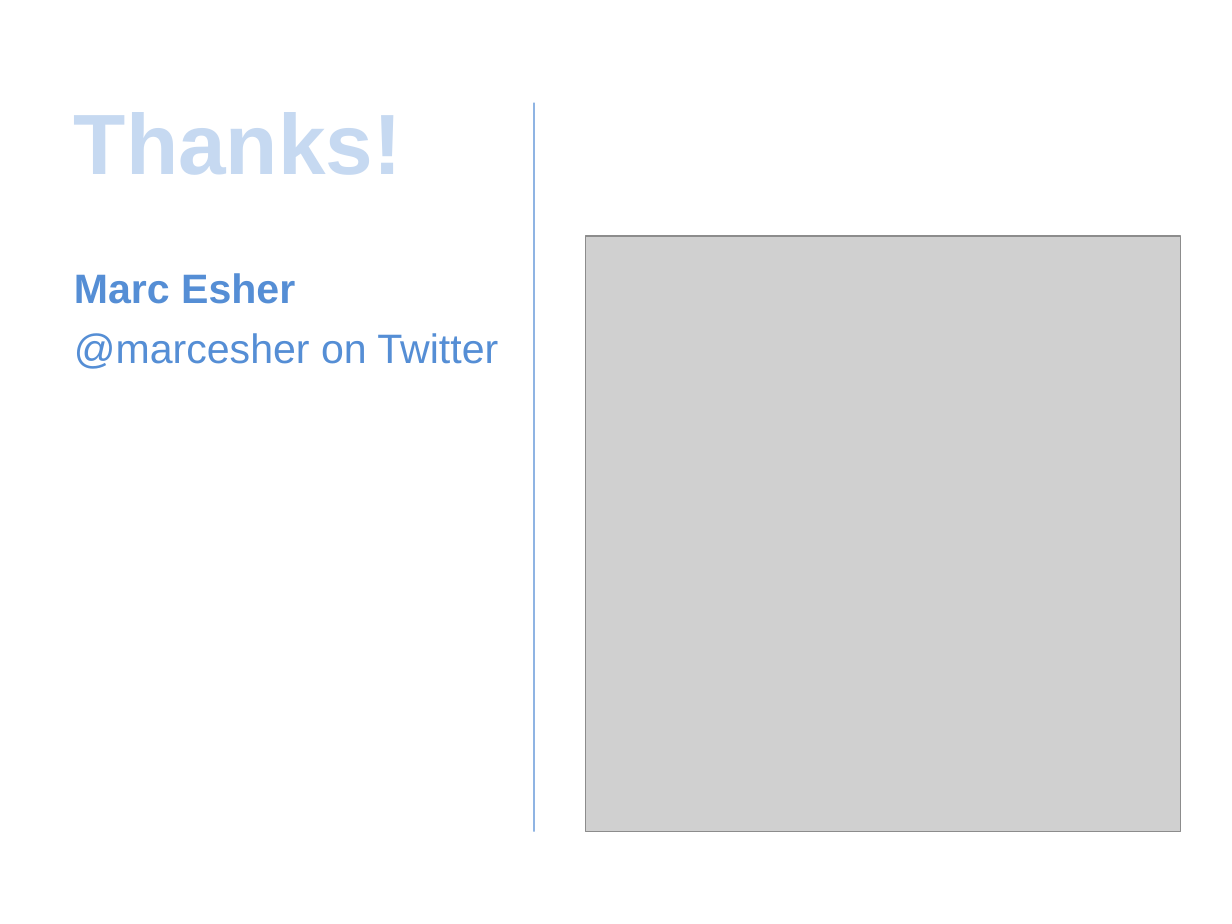
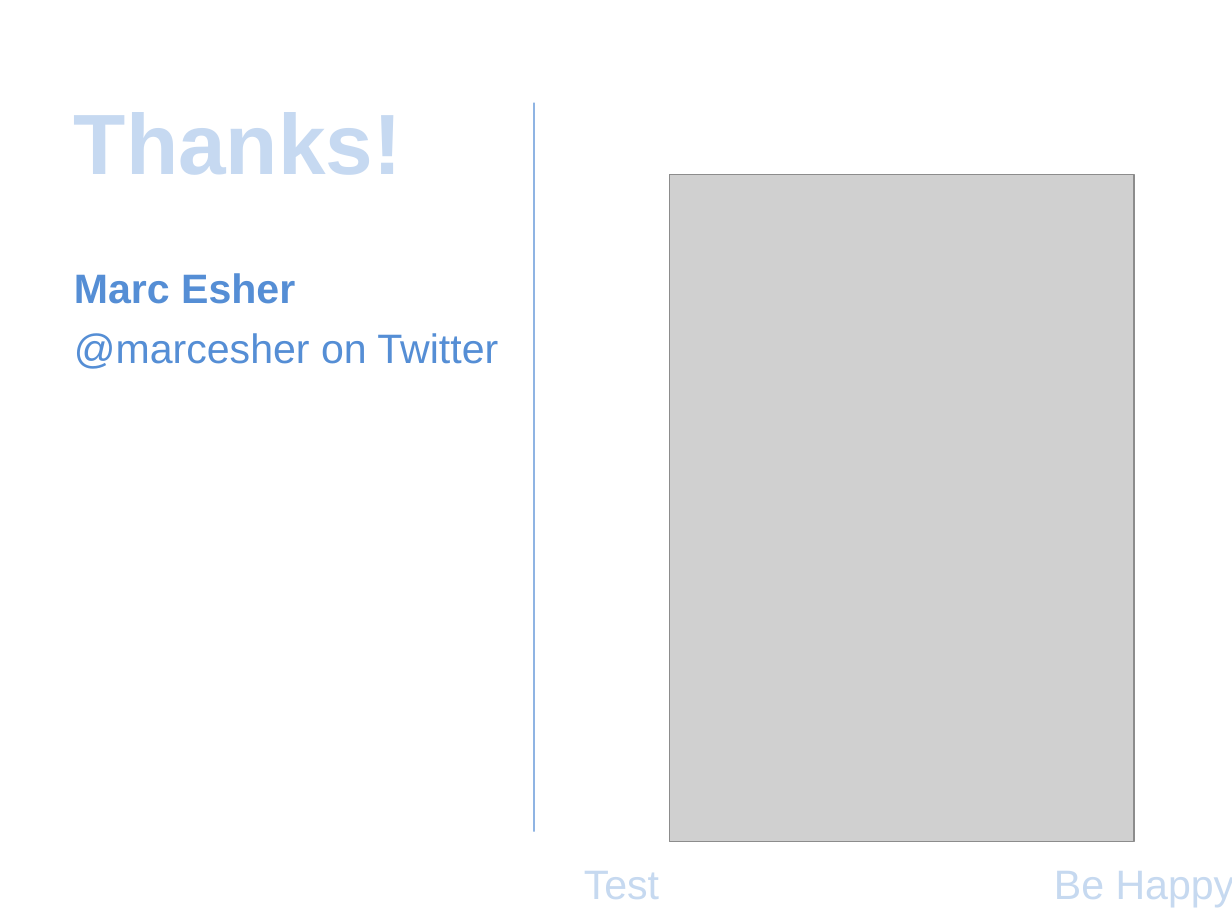
Before and after one commit to marcesher/mxunit-cfmeetups, a slide deck: slide 20 of CFObjective2009TDD/ppt/Esher_TestableCode.ppt (slide 21 before the commit). Drawn at 1232x924 pixels with LibreOffice and Linux fonts; fonts in the diff are those of the drawing; grey boxes stand for pictures; background and template pictures are left out. Boxes give left, top, right and bottom in pixels: in the first picture for what was removed or moved away, otherwise in the second. Text is boxed around its words. In the diff, an @@ line names an element or a change of style, - is before the commit and + after.

```diff
--- a/CFObjective2009TDD/ppt/Esher_TestableCode.ppt
+++ b/CFObjective2009TDD/ppt/Esher_TestableCode.ppt
@@ picture: place and size @@
-picture at (585,237,1180,832)
+picture at (669,175,1133,843)
@@ text added at (584,871,659,899), 24 pt, text #C6D9F0 @@
+Test
@@ text added at (1054,871,1232,907), 24 pt, text #C6D9F0 @@
+Be Happy
```
